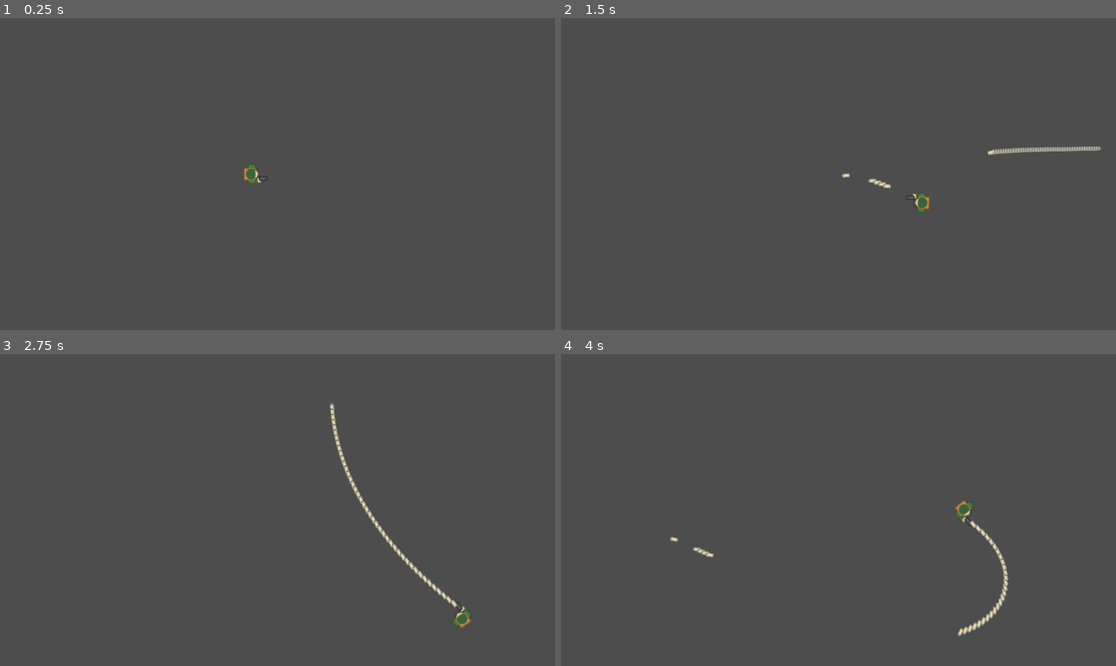
Above: before the commit, frames 1-4 (two rows, left to right).
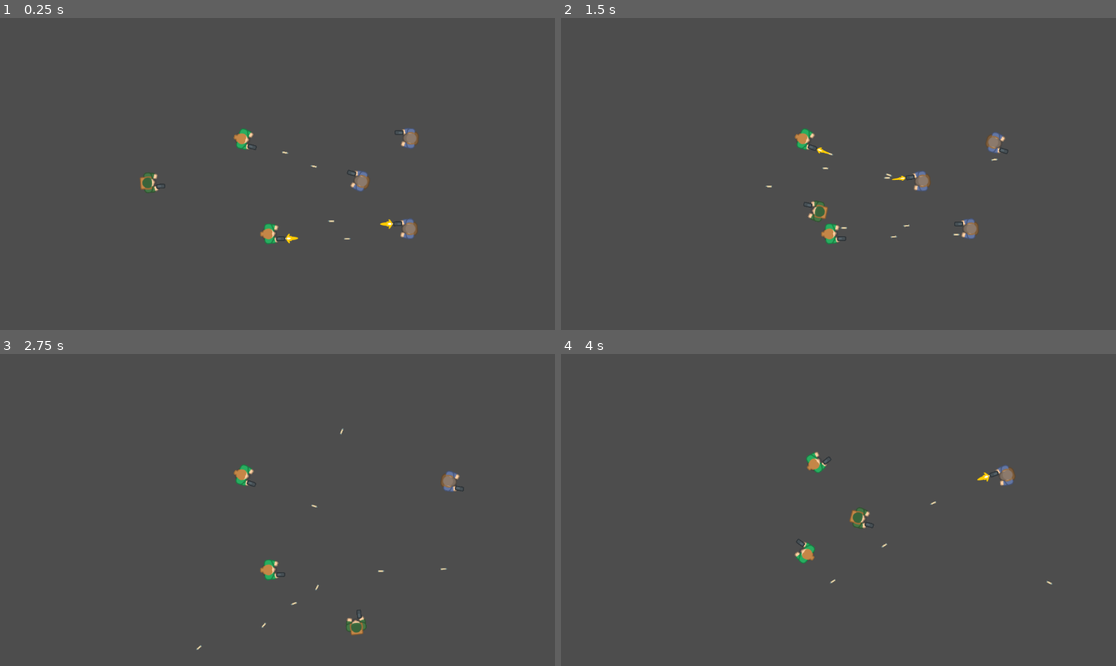
Above: after the commit, the same moments.

Repository: ZeromaXHe/MyGitRepository
Game: Godot game, scene res://scenes/main.tscn
Two runs of this game, one before a commit and one after it. Both use one fixed random seed, a clock stepped at 60 frames per second and the inputs below.
Inputs (mouse positions are in pixels of both pictures, inside the frame that each line leads up to):
- Up to frame 1 (0.25 s): no input
- Up to frame 2 (1.5 s): move the mouse to (960, 158) at 0.52 s; press the mouse at (960, 158) at 0.53 s; hold D (right) 0.53-1.28 s; move the mouse to (727, 189) at 1.27 s; release the mouse at (727, 189) at 1.28 s; hold S (down) from 1.28 s (still down); click (727, 189) at 1.35 s
- Up to frame 3 (2.75 s): move the mouse to (333, 441) at 2.02 s; release S (down) at 2.03 s; press the mouse at (333, 441) at 2.03 s; hold D (right) from 2.03 s (still down)
- Up to frame 4 (4 s): move the mouse to (810, 572) at 2.77 s; release D (right) at 2.78 s; release the mouse at (810, 572) at 2.78 s; hold W (up) 2.78-3.53 s; click (810, 572) at 2.85 s; move the mouse to (1005, 556) at 3.52 s; press the mouse at (1005, 556) at 3.53 s; hold A (left) from 3.53 s (still down)

The runs differ from the first frame. In frame 1, 1.2% of the frame differs, in the area x 25-76%, y 35-73%; in frame 2, 1.5%, in the area x 36-98%, y 35-73%; in frame 3, 1.4%; in frame 4, 1.3%.

Commit message:
feature(GodotDemo): 《Godot 俯角射击游戏教程（jmbiv）》前 10P 内容

Diff:
--- a/GodotDemo/GodotProjects/project.godot
+++ b/GodotDemo/GodotProjects/project.godot
@@ -14,6 +14,10 @@
 run/main_scene="res://scenes/main.tscn"
 config/features=PackedStringArray("4.1", "Forward Plus")
 config/icon="res://assets/icon.svg"
+
+[autoload]
+
+GlobalSignals="*res://scripts/global_signals.gd"
 
 [input]
 
--- /dev/null
+++ b/GodotDemo/GodotProjects/scenes/ally.tscn
@@ -0,0 +1,46 @@
+[gd_scene load_steps=9 format=3 uid="uid://cuu4tbysrr5nv"]
+
+[ext_resource type="Script" path="res://scripts/enemy.gd" id="1_dmxsc"]
+[ext_resource type="Texture2D" uid="uid://bke3jih5i35mr" path="res://assets/top_down_shooter/PNG/Woman Green/womanGreen_hold.png" id="2_u1smu"]
+[ext_resource type="PackedScene" uid="uid://x8xciy0vnhyb" path="res://scenes/weapon.tscn" id="3_e4b4j"]
+[ext_resource type="PackedScene" uid="uid://cohfrt8h7aasg" path="res://scenes/health.tscn" id="4_jjtml"]
+[ext_resource type="Script" path="res://scripts/ai.gd" id="5_08uym"]
+[ext_resource type="PackedScene" uid="uid://iesf8n20ul1b" path="res://scenes/team.tscn" id="6_r3vll"]
+
+[sub_resource type="CapsuleShape2D" id="CapsuleShape2D_mndd7"]
+radius = 13.0
+height = 42.0
+
+[sub_resource type="CircleShape2D" id="CircleShape2D_nbyld"]
+radius = 300.0
+
+[node name="Ally" type="CharacterBody2D" groups=["enemy"]]
+script = ExtResource("1_dmxsc")
+
+[node name="BodyImg" type="Sprite2D" parent="."]
+texture = ExtResource("2_u1smu")
+
+[node name="CollisionShape2D" type="CollisionShape2D" parent="."]
+shape = SubResource("CapsuleShape2D_mndd7")
+
+[node name="Weapon" parent="." instance=ExtResource("3_e4b4j")]
+position = Vector2(23, 11)
+
+[node name="Health" parent="." instance=ExtResource("4_jjtml")]
+
+[node name="AI" type="Node2D" parent="."]
+script = ExtResource("5_08uym")
+
+[node name="DetectionZone" type="Area2D" parent="AI"]
+
+[node name="CollisionShape2D" type="CollisionShape2D" parent="AI/DetectionZone"]
+shape = SubResource("CircleShape2D_nbyld")
+
+[node name="PatrolTimer" type="Timer" parent="AI"]
+one_shot = true
+
+[node name="Team" parent="." instance=ExtResource("6_r3vll")]
+
+[connection signal="body_entered" from="AI/DetectionZone" to="AI" method="_on_detection_zone_body_entered"]
+[connection signal="body_exited" from="AI/DetectionZone" to="AI" method="_on_detection_zone_body_exited"]
+[connection signal="timeout" from="AI/PatrolTimer" to="AI" method="_on_patrol_timer_timeout"]
--- a/GodotDemo/GodotProjects/scenes/bullet.tscn
+++ b/GodotDemo/GodotProjects/scenes/bullet.tscn
@@ -4,15 +4,24 @@
 [ext_resource type="Script" path="res://scripts/bullet.gd" id="1_lnc8t"]
 
 [sub_resource type="RectangleShape2D" id="RectangleShape2D_t1abh"]
-size = Vector2(8, 18)
+size = Vector2(3.99994, 14)
 
 [node name="bullet" type="Area2D"]
 script = ExtResource("1_lnc8t")
 
 [node name="Sprite2D" type="Sprite2D" parent="."]
+position = Vector2(1.44951e-12, 1.19209e-07)
 rotation = 1.57079
+scale = Vector2(0.474443, 0.778095)
 texture = ExtResource("1_htgwx")
 
 [node name="CollisionShape2D" type="CollisionShape2D" parent="."]
 rotation = 1.57079
 shape = SubResource("RectangleShape2D_t1abh")
+
+[node name="KillTimer" type="Timer" parent="."]
+one_shot = true
+autostart = true
+
+[connection signal="body_entered" from="." to="." method="_on_body_entered"]
+[connection signal="timeout" from="KillTimer" to="." method="_on_kill_timer_timeout"]
--- /dev/null
+++ b/GodotDemo/GodotProjects/scenes/enemy.tscn
@@ -0,0 +1,47 @@
+[gd_scene load_steps=9 format=3 uid="uid://85miqhtewjo7"]
+
+[ext_resource type="Script" path="res://scripts/enemy.gd" id="1_bvvt1"]
+[ext_resource type="Texture2D" uid="uid://dyb4jamce3we7" path="res://assets/top_down_shooter/PNG/Survivor 1/survivor1_hold.png" id="2_v2r1y"]
+[ext_resource type="PackedScene" uid="uid://x8xciy0vnhyb" path="res://scenes/weapon.tscn" id="3_i3kpc"]
+[ext_resource type="PackedScene" uid="uid://cohfrt8h7aasg" path="res://scenes/health.tscn" id="4_bgqy4"]
+[ext_resource type="Script" path="res://scripts/ai.gd" id="5_3e4ip"]
+[ext_resource type="PackedScene" uid="uid://iesf8n20ul1b" path="res://scenes/team.tscn" id="6_qytbh"]
+
+[sub_resource type="CapsuleShape2D" id="CapsuleShape2D_mndd7"]
+radius = 13.0
+height = 42.0
+
+[sub_resource type="CircleShape2D" id="CircleShape2D_nbyld"]
+radius = 300.0
+
+[node name="Enemy" type="CharacterBody2D" groups=["enemy"]]
+script = ExtResource("1_bvvt1")
+
+[node name="BodyImg" type="Sprite2D" parent="."]
+texture = ExtResource("2_v2r1y")
+
+[node name="CollisionShape2D" type="CollisionShape2D" parent="."]
+shape = SubResource("CapsuleShape2D_mndd7")
+
+[node name="Weapon" parent="." instance=ExtResource("3_i3kpc")]
+position = Vector2(23, 11)
+
+[node name="Health" parent="." instance=ExtResource("4_bgqy4")]
+
+[node name="AI" type="Node2D" parent="."]
+script = ExtResource("5_3e4ip")
+
+[node name="DetectionZone" type="Area2D" parent="AI"]
+
+[node name="CollisionShape2D" type="CollisionShape2D" parent="AI/DetectionZone"]
+shape = SubResource("CircleShape2D_nbyld")
+
+[node name="PatrolTimer" type="Timer" parent="AI"]
+one_shot = true
+
+[node name="Team" parent="." instance=ExtResource("6_qytbh")]
+team = 1
+
+[connection signal="body_entered" from="AI/DetectionZone" to="AI" method="_on_detection_zone_body_entered"]
+[connection signal="body_exited" from="AI/DetectionZone" to="AI" method="_on_detection_zone_body_exited"]
+[connection signal="timeout" from="AI/PatrolTimer" to="AI" method="_on_patrol_timer_timeout"]
--- /dev/null
+++ b/GodotDemo/GodotProjects/scenes/health.tscn
@@ -0,0 +1,6 @@
+[gd_scene load_steps=2 format=3 uid="uid://cohfrt8h7aasg"]
+
+[ext_resource type="Script" path="res://scripts/health.gd" id="1_lu5pt"]
+
+[node name="Health" type="Node"]
+script = ExtResource("1_lu5pt")
--- a/GodotDemo/GodotProjects/scenes/main.tscn
+++ b/GodotDemo/GodotProjects/scenes/main.tscn
@@ -1,14 +1,34 @@
-[gd_scene load_steps=4 format=3 uid="uid://d3gcnkeh4l36e"]
+[gd_scene load_steps=6 format=3 uid="uid://d3gcnkeh4l36e"]
 
 [ext_resource type="Script" path="res://scripts/main.gd" id="1_2etsu"]
 [ext_resource type="PackedScene" uid="uid://boqbliqf408al" path="res://scenes/player.tscn" id="1_nf8fj"]
 [ext_resource type="Script" path="res://scripts/bullet_manager.gd" id="3_fdg2q"]
+[ext_resource type="PackedScene" uid="uid://85miqhtewjo7" path="res://scenes/enemy.tscn" id="4_eaets"]
+[ext_resource type="PackedScene" uid="uid://cuu4tbysrr5nv" path="res://scenes/ally.tscn" id="5_gi44o"]
 
 [node name="Main" type="Node"]
 script = ExtResource("1_2etsu")
 
 [node name="Player" parent="." instance=ExtResource("1_nf8fj")]
-position = Vector2(523, 324)
+position = Vector2(309, 342)
 
 [node name="BulletManager" type="Node2D" parent="."]
 script = ExtResource("3_fdg2q")
+
+[node name="Enemy" parent="." instance=ExtResource("4_eaets")]
+position = Vector2(749, 339)
+rotation = 3.18061
+
+[node name="Ally" parent="." instance=ExtResource("5_gi44o")]
+position = Vector2(559, 448)
+
+[node name="Enemy2" parent="." instance=ExtResource("4_eaets")]
+position = Vector2(849, 438)
+rotation = 3.18061
+
+[node name="Enemy3" parent="." instance=ExtResource("4_eaets")]
+position = Vector2(851, 250)
+rotation = 3.18061
+
+[node name="Ally2" parent="." instance=ExtResource("5_gi44o")]
+position = Vector2(504, 251)
--- a/GodotDemo/GodotProjects/scenes/player.tscn
+++ b/GodotDemo/GodotProjects/scenes/player.tscn
@@ -1,26 +1,27 @@
-[gd_scene load_steps=5 format=3 uid="uid://boqbliqf408al"]
+[gd_scene load_steps=7 format=3 uid="uid://boqbliqf408al"]
 
 [ext_resource type="Script" path="res://scripts/player.gd" id="1_mu2a5"]
-[ext_resource type="PackedScene" uid="uid://tv6rsn0qgay" path="res://scenes/bullet.tscn" id="2_8janm"]
-[ext_resource type="Texture2D" uid="uid://owy87teicirf" path="res://assets/top_down_shooter/PNG/Soldier 1/soldier1_gun.png" id="2_vh4n0"]
+[ext_resource type="Texture2D" uid="uid://c7wc44lmsxl26" path="res://assets/top_down_shooter/PNG/Soldier 1/soldier1_hold.png" id="2_tgrye"]
+[ext_resource type="PackedScene" uid="uid://x8xciy0vnhyb" path="res://scenes/weapon.tscn" id="4_2qbsl"]
+[ext_resource type="PackedScene" uid="uid://cohfrt8h7aasg" path="res://scenes/health.tscn" id="5_d07sl"]
+[ext_resource type="PackedScene" uid="uid://iesf8n20ul1b" path="res://scenes/team.tscn" id="5_ywvu5"]
 
 [sub_resource type="CapsuleShape2D" id="CapsuleShape2D_mndd7"]
 radius = 13.0
 height = 42.0
 
-[node name="Player" type="CharacterBody2D"]
+[node name="Player" type="CharacterBody2D" groups=["player"]]
 script = ExtResource("1_mu2a5")
-bullet_scene = ExtResource("2_8janm")
 
 [node name="BodyImg" type="Sprite2D" parent="."]
-texture = ExtResource("2_vh4n0")
-offset = Vector2(8, 0)
+texture = ExtResource("2_tgrye")
 
 [node name="CollisionShape2D" type="CollisionShape2D" parent="."]
 shape = SubResource("CapsuleShape2D_mndd7")
 
-[node name="Muzzle" type="Node2D" parent="."]
-position = Vector2(32, 9)
+[node name="Health" parent="." instance=ExtResource("5_d07sl")]
 
-[node name="Barrel" type="Node2D" parent="."]
-position = Vector2(15, 9)
+[node name="Weapon" parent="." instance=ExtResource("4_2qbsl")]
+position = Vector2(24, 9)
+
+[node name="Team" parent="." instance=ExtResource("5_ywvu5")]
--- /dev/null
+++ b/GodotDemo/GodotProjects/scenes/team.tscn
@@ -0,0 +1,6 @@
+[gd_scene load_steps=2 format=3 uid="uid://iesf8n20ul1b"]
+
+[ext_resource type="Script" path="res://scripts/team.gd" id="1_qd4yy"]
+
+[node name="Team" type="Node2D"]
+script = ExtResource("1_qd4yy")
--- /dev/null
+++ b/GodotDemo/GodotProjects/scenes/weapon.tscn
@@ -0,0 +1,69 @@
+[gd_scene load_steps=7 format=3 uid="uid://x8xciy0vnhyb"]
+
+[ext_resource type="Script" path="res://scripts/weapon.gd" id="1_o20hf"]
+[ext_resource type="PackedScene" uid="uid://tv6rsn0qgay" path="res://scenes/bullet.tscn" id="2_3lt3n"]
+[ext_resource type="Texture2D" uid="uid://b2u7bjyw886p7" path="res://assets/top_down_shooter/PNG/weapon_gun.png" id="3_h1vs1"]
+[ext_resource type="Texture2D" uid="uid://b0g5qxc2y4ajr" path="res://assets/top_down_tank_redux/PNG/Default size/shotLarge.png" id="4_bmw0x"]
+
+[sub_resource type="Animation" id="Animation_u5e25"]
+resource_name = "muzzle_flash"
+length = 0.1
+tracks/0/type = "value"
+tracks/0/imported = false
+tracks/0/enabled = true
+tracks/0/path = NodePath("Weapon/MuzzleFlash:scale")
+tracks/0/interp = 1
+tracks/0/loop_wrap = true
+tracks/0/keys = {
+"times": PackedFloat32Array(0, 0.1),
+"transitions": PackedFloat32Array(1, 1),
+"update": 0,
+"values": [Vector2(1, 1), Vector2(0.3, 1.2)]
+}
+tracks/1/type = "value"
+tracks/1/imported = false
+tracks/1/enabled = true
+tracks/1/path = NodePath("Weapon/MuzzleFlash:visible")
+tracks/1/interp = 1
+tracks/1/loop_wrap = true
+tracks/1/keys = {
+"times": PackedFloat32Array(0, 0.1),
+"transitions": PackedFloat32Array(1, 1),
+"update": 1,
+"values": [true, false]
+}
+
+[sub_resource type="AnimationLibrary" id="AnimationLibrary_0i6aj"]
+_data = {
+"muzzle_flash": SubResource("Animation_u5e25")
+}
+
+[node name="Weapon" type="Node2D"]
+script = ExtResource("1_o20hf")
+bullet_scene = ExtResource("2_3lt3n")
+
+[node name="Gun" type="Sprite2D" parent="."]
+texture = ExtResource("3_h1vs1")
+
+[node name="Muzzle" type="Node2D" parent="."]
+position = Vector2(9, 0)
+
+[node name="Barrel" type="Node2D" parent="."]
+position = Vector2(-8, 0)
+
+[node name="AttackCooldown" type="Timer" parent="."]
+wait_time = 0.2
+one_shot = true
+
+[node name="MuzzleFlash" type="Sprite2D" parent="."]
+visible = false
+position = Vector2(24, 0)
+rotation = -1.57079
+scale = Vector2(0.3, 1.2)
+texture = ExtResource("4_bmw0x")
+
+[node name="AnimationPlayer" type="AnimationPlayer" parent="."]
+root_node = NodePath("../..")
+libraries = {
+"": SubResource("AnimationLibrary_0i6aj")
+}
--- /dev/null
+++ b/GodotDemo/GodotProjects/scripts/ai.gd
@@ -0,0 +1,94 @@
+extends Node2D
+class_name AI
+
+signal state_changed(state: State)
+
+enum State {
+	PATROL,
+	ENGAGE,
+}
+
+@export var patrol_range: int = 200
+
+@onready var patrol_timer: Timer = $PatrolTimer
+
+var state: State = -1:
+	set = set_state
+var actor: CharacterBody2D = null
+var target: CharacterBody2D = null
+var weapon: Weapon = null
+var team: Team.TeamName = -1
+
+# 巡逻状态使用
+var origin: Vector2 = Vector2.ZERO
+var patrol_location: Vector2 = Vector2.ZERO
+var patrol_location_reached: bool = false
+
+
+func _ready():
+	set_state(State.PATROL)
+
+func _physics_process(_delta):
+	match state:
+		State.PATROL:
+			if not patrol_location_reached:
+				# 4.1 中的 move_and_slide 不需要传参了，直接根据 velocity 移动
+				actor.move_and_slide()
+				actor.rotate_toward(patrol_location)
+				if actor.global_position.distance_to(patrol_location) < 5:
+					patrol_location_reached = true
+					actor.velocity = Vector2.ZERO
+					patrol_timer.start()
+		State.ENGAGE:
+			if target != null and weapon != null:
+				var angle_to_target = actor.rotate_toward(target.global_position)
+#				print("sin: ", sin(0.5 * (actor.rotation - angle_to_target)))
+
+				# lerp_angle 貌似会让 actor.rotation 超过上限 PI 和下限 -PI
+				# 所以这里用 sin(0.5x) 替代 x 来实现原教程类似的效果
+				# 使得目标进入一定角度时开枪
+				if abs(sin(0.5 * (actor.rotation - angle_to_target))) < 0.08:
+					weapon.shoot()
+			else:
+				print("engaged, but no weapon/target found")
+		_:
+			print("Error: a unexpected state")
+
+
+func initialize(actor: CharacterBody2D, weapon: Weapon, team: Team.TeamName):
+	self.actor = actor
+	self.weapon = weapon
+	self.team = team
+
+
+func set_state(new_state: State):
+	if new_state == state:
+		return
+
+	if new_state == State.PATROL:
+		origin = global_position
+		patrol_timer.start()
+		patrol_location_reached = true
+
+	state = new_state
+	state_changed.emit(new_state)
+
+func _on_detection_zone_body_entered(body: Node):
+	print("detected body entered!")
+	if body.has_method("get_team") and body.get_team() != team:
+		set_state(State.ENGAGE)
+		target = body
+
+
+func _on_detection_zone_body_exited(body):
+	if target and body == target:
+		set_state(State.PATROL)
+		target = null
+
+
+func _on_patrol_timer_timeout():
+	var random_x = randi_range(-patrol_range, patrol_range)
+	var random_y = randi_range(-patrol_range, patrol_range)
+	patrol_location = Vector2(random_x, random_y) + origin
+	patrol_location_reached = false
+	actor.velocity_toward(patrol_location)
--- a/GodotDemo/GodotProjects/scripts/bullet.gd
+++ b/GodotDemo/GodotProjects/scripts/bullet.gd
@@ -1,9 +1,12 @@
 class_name Bullet
 extends Area2D
 
+
 @export var speed: int = 10
+@export var damage: int = 10
 
 var direction := Vector2.ZERO
+var team: Team.TeamName = -1
 
 func _physics_process(delta):
 	if direction != Vector2.ZERO:
@@ -14,3 +17,14 @@
 func set_direction(direction: Vector2):
 	self.direction = direction
 	global_rotation = direction.angle()
+
+
+func _on_kill_timer_timeout():
+	queue_free()
+
+
+func _on_body_entered(body: Node):
+	if body.has_method("handle_hit"):
+		if body.has_method("get_team") and body.get_team() != team:
+			body.handle_hit(self)
+		queue_free()
--- a/GodotDemo/GodotProjects/scripts/bullet_manager.gd
+++ b/GodotDemo/GodotProjects/scripts/bullet_manager.gd
@@ -2,7 +2,8 @@
 extends Node2D
 
 
-func handle_bullet_spawned(bullet: Bullet, posi, direction):
+func handle_bullet_spawned(bullet: Bullet, team: Team.TeamName, posi, direction):
 	bullet.global_position = posi
 	bullet.set_direction(direction)
+	bullet.team = team
 	add_child(bullet)
--- /dev/null
+++ b/GodotDemo/GodotProjects/scripts/enemy.gd
@@ -0,0 +1,40 @@
+extends CharacterBody2D
+class_name Enemy
+
+@export var speed: int = 100
+
+@onready var health: Health = $Health
+@onready var ai: AI = $AI
+@onready var weapon: Weapon = $Weapon
+@onready var team: Team = $Team
+
+
+func _ready():
+	ai.initialize(self, weapon, team.team)
+	weapon.initialize(team.team)
+
+
+func rotate_toward(location: Vector2) -> float:
+	var angle_to_location = global_position \
+			.direction_to(location) \
+			.angle()
+#	print("rot: ", rotation, ", ang: ", angle_to_location)
+	# 注意要用 lerp_angle 而不是 lerp
+	# 否则 angle_to_location 刚好 PI 到 -PI 的弧度转换的地方会导致敌人反向旋转
+	rotation = lerp_angle(rotation, angle_to_location, 0.1)
+	return angle_to_location
+
+
+func velocity_toward(location: Vector2):
+	velocity = global_position.direction_to(location) * speed
+
+
+func get_team() -> Team.TeamName:
+	return team.team
+
+
+func handle_hit(bullet: Bullet):
+	health.hp -= bullet.damage
+	print("enemy hit! ", health.hp)
+	if health.hp <= 0:
+		queue_free()
--- /dev/null
+++ b/GodotDemo/GodotProjects/scripts/global_signals.gd
@@ -0,0 +1,3 @@
+extends Node
+
+signal bullet_fired(bullet: Bullet, team: Team.TeamName, posi, direction)
--- /dev/null
+++ b/GodotDemo/GodotProjects/scripts/health.gd
@@ -0,0 +1,10 @@
+extends Node
+class_name Health
+
+@export var max_health: int = 100
+
+@onready var hp: int = max_health:
+	set = set_health
+
+func set_health(new_hp):
+	hp = clamp(new_hp, 0, max_health)
--- a/GodotDemo/GodotProjects/scripts/main.gd
+++ b/GodotDemo/GodotProjects/scripts/main.gd
@@ -6,4 +6,6 @@
 
 
 func _ready():
-	player.player_fired_bullet.connect(bullet_manager.handle_bullet_spawned)
+	# 刷新随机种子
+	randomize()
+	GlobalSignals.bullet_fired.connect(bullet_manager.handle_bullet_spawned)
--- a/GodotDemo/GodotProjects/scripts/player.gd
+++ b/GodotDemo/GodotProjects/scripts/player.gd
@@ -1,13 +1,22 @@
 class_name Player
 extends CharacterBody2D
 
-signal player_fired_bullet(bullet: Bullet, posi, direction)
-
-@export var bullet_scene: PackedScene
 @export var speed: int = 300
 
-@onready var muzzle: Node2D = $Muzzle
-@onready var barrel: Node2D = $Barrel
+@onready var health: Health = $Health
+@onready var weapon: Weapon = $Weapon
+@onready var team: Team = $Team
+
+
+func _ready():
+	weapon.initialize(team.team)
+
+
+func _physics_process(delta):
+	get_input()
+	shoot()
+	move_and_slide()
+
 
 func get_input():
 	look_at(get_global_mouse_position())
@@ -17,15 +26,15 @@
 #			.normalized() * speed
 
 
-func fire_bullet() -> void:
-	if Input.is_action_pressed("shoot"):
-		var bullet: Bullet = bullet_scene.instantiate()
-		var direction: Vector2 = barrel.global_position \
-				.direction_to(muzzle.global_position) \
-				.normalized()
-		emit_signal("player_fired_bullet", bullet, muzzle.global_position, direction)
+func shoot():
+	if Input.is_action_just_pressed("shoot"):
+		weapon.shoot()
 
-func _physics_process(delta):
-	get_input()
-	fire_bullet()
-	move_and_slide()
+
+func get_team() -> Team.TeamName:
+	return team.team
+
+
+func handle_hit(bullet: Bullet):
+	health.hp -= bullet.damage
+	print("player hit! ", health.hp)
--- /dev/null
+++ b/GodotDemo/GodotProjects/scripts/team.gd
@@ -0,0 +1,9 @@
+extends Node2D
+class_name Team
+
+enum TeamName {
+	PLAYER,
+	ENEMY
+}
+
+@export var team: TeamName = TeamName.PLAYER
--- /dev/null
+++ b/GodotDemo/GodotProjects/scripts/weapon.gd
@@ -0,0 +1,33 @@
+extends Node2D
+class_name Weapon
+
+@export var bullet_scene: PackedScene
+
+@onready var muzzle: Node2D = $Muzzle
+@onready var barrel: Node2D = $Barrel
+@onready var attack_cooldown: Timer = $AttackCooldown
+@onready var animation_player: AnimationPlayer = $AnimationPlayer
+
+var team: Team.TeamName = -1
+
+
+func initialize(team: Team.TeamName):
+	self.team = team
+
+
+func shoot():
+	# 冷却时间中
+	if not attack_cooldown.is_stopped():
+#		print("attack_cooldown.is_stopped():" + str(attack_cooldown.is_stopped()))
+		return
+
+	var bullet: Bullet = bullet_scene.instantiate()
+	# direction_to 不需要重复 normalized()
+	var direction: Vector2 = barrel.global_position \
+			.direction_to(muzzle.global_position)
+	GlobalSignals.bullet_fired.emit(bullet, team, muzzle.global_position, direction)
+
+	# 开启攻击冷却计时器
+	attack_cooldown.start()
+	# 播放枪口闪光动画
+	animation_player.play("muzzle_flash")
Binary file added: GodotDemo/GodotProjects/assets/top_down_shooter/PNG/Survivor 1/survivor1_gun.png
Not shown, added: GodotDemo/GodotProjects/assets/top_down_shooter/PNG/Survivor 1/survivor1_gun.png.import
Binary file added: GodotDemo/GodotProjects/assets/top_down_shooter/PNG/Survivor 1/survivor1_hold.png
Not shown, added: GodotDemo/GodotProjects/assets/top_down_shooter/PNG/Survivor 1/survivor1_hold.png.import
Binary file added: GodotDemo/GodotProjects/assets/top_down_shooter/PNG/Survivor 1/survivor1_machine.png
Not shown, added: GodotDemo/GodotProjects/assets/top_down_shooter/PNG/Survivor 1/survivor1_machine.png.import
Binary file added: GodotDemo/GodotProjects/assets/top_down_shooter/PNG/Survivor 1/survivor1_reload.png
Not shown, added: GodotDemo/GodotProjects/assets/top_down_shooter/PNG/Survivor 1/survivor1_reload.png.import
Binary file added: GodotDemo/GodotProjects/assets/top_down_shooter/PNG/Survivor 1/survivor1_silencer.png
Not shown, added: GodotDemo/GodotProjects/assets/top_down_shooter/PNG/Survivor 1/survivor1_silencer.png.import
Binary file added: GodotDemo/GodotProjects/assets/top_down_shooter/PNG/Survivor 1/survivor1_stand.png
Not shown, added: GodotDemo/GodotProjects/assets/top_down_shooter/PNG/Survivor 1/survivor1_stand.png.import
(and 12 more such lines)
